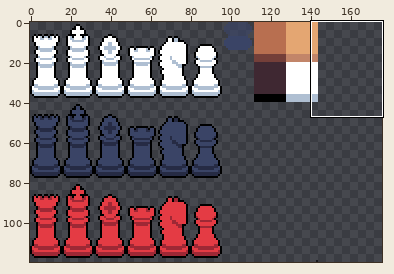
A sprite sheet gets an edit: images/sprites.png. The first picture is a wide view before the edit; the outline marks the close-up.
Close-up. First the earlier version:
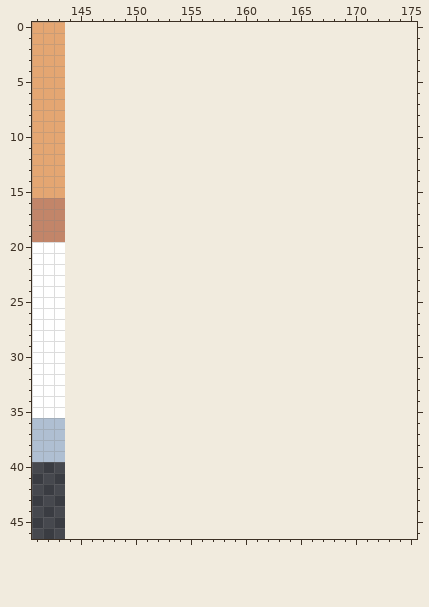
The file is 144x120 pixels. Shown: x 141..175, y 0..46. The old version is drawn lined up with the new one, on the new canvas.
New version:
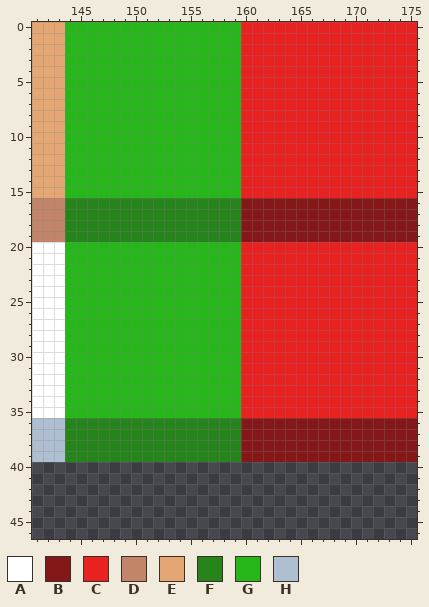
Palette (. is transparent): A #ffffff  B #841717  C #e82121  D #c28569  E #e4a672  F #27831b  G #27b71b  H #afbfd2
Changes in this commit:
canvas 144x120 -> 176x120
@@ x 141..175 @@
- 0 EEE................................
- 1 EEE................................
- 2 EEE................................
- 3 EEE................................
- 4 EEE................................
- 5 EEE................................
- 6 EEE................................
- 7 EEE................................
- 8 EEE................................
- 9 EEE................................
-10 EEE................................
-11 EEE................................
-12 EEE................................
-13 EEE................................
-14 EEE................................
-15 EEE................................
-16 DDD................................
-17 DDD................................
-18 DDD................................
-19 DDD................................
-20 AAA................................
-21 AAA................................
-22 AAA................................
-23 AAA................................
-24 AAA................................
-25 AAA................................
-26 AAA................................
-27 AAA................................
-28 AAA................................
-29 AAA................................
-30 AAA................................
-31 AAA................................
-32 AAA................................
-33 AAA................................
-34 AAA................................
-35 AAA................................
-36 HHH................................
-37 HHH................................
-38 HHH................................
-39 HHH................................
+ 0 EEEGGGGGGGGGGGGGGGGCCCCCCCCCCCCCCCC
+ 1 EEEGGGGGGGGGGGGGGGGCCCCCCCCCCCCCCCC
+ 2 EEEGGGGGGGGGGGGGGGGCCCCCCCCCCCCCCCC
+ 3 EEEGGGGGGGGGGGGGGGGCCCCCCCCCCCCCCCC
+ 4 EEEGGGGGGGGGGGGGGGGCCCCCCCCCCCCCCCC
+ 5 EEEGGGGGGGGGGGGGGGGCCCCCCCCCCCCCCCC
+ 6 EEEGGGGGGGGGGGGGGGGCCCCCCCCCCCCCCCC
+ 7 EEEGGGGGGGGGGGGGGGGCCCCCCCCCCCCCCCC
+ 8 EEEGGGGGGGGGGGGGGGGCCCCCCCCCCCCCCCC
+ 9 EEEGGGGGGGGGGGGGGGGCCCCCCCCCCCCCCCC
+10 EEEGGGGGGGGGGGGGGGGCCCCCCCCCCCCCCCC
+11 EEEGGGGGGGGGGGGGGGGCCCCCCCCCCCCCCCC
+12 EEEGGGGGGGGGGGGGGGGCCCCCCCCCCCCCCCC
+13 EEEGGGGGGGGGGGGGGGGCCCCCCCCCCCCCCCC
+14 EEEGGGGGGGGGGGGGGGGCCCCCCCCCCCCCCCC
+15 EEEGGGGGGGGGGGGGGGGCCCCCCCCCCCCCCCC
+16 DDDFFFFFFFFFFFFFFFFBBBBBBBBBBBBBBBB
+17 DDDFFFFFFFFFFFFFFFFBBBBBBBBBBBBBBBB
+18 DDDFFFFFFFFFFFFFFFFBBBBBBBBBBBBBBBB
+19 DDDFFFFFFFFFFFFFFFFBBBBBBBBBBBBBBBB
+20 AAAGGGGGGGGGGGGGGGGCCCCCCCCCCCCCCCC
+21 AAAGGGGGGGGGGGGGGGGCCCCCCCCCCCCCCCC
+22 AAAGGGGGGGGGGGGGGGGCCCCCCCCCCCCCCCC
+23 AAAGGGGGGGGGGGGGGGGCCCCCCCCCCCCCCCC
+24 AAAGGGGGGGGGGGGGGGGCCCCCCCCCCCCCCCC
+25 AAAGGGGGGGGGGGGGGGGCCCCCCCCCCCCCCCC
+26 AAAGGGGGGGGGGGGGGGGCCCCCCCCCCCCCCCC
+27 AAAGGGGGGGGGGGGGGGGCCCCCCCCCCCCCCCC
+28 AAAGGGGGGGGGGGGGGGGCCCCCCCCCCCCCCCC
+29 AAAGGGGGGGGGGGGGGGGCCCCCCCCCCCCCCCC
+30 AAAGGGGGGGGGGGGGGGGCCCCCCCCCCCCCCCC
+31 AAAGGGGGGGGGGGGGGGGCCCCCCCCCCCCCCCC
+32 AAAGGGGGGGGGGGGGGGGCCCCCCCCCCCCCCCC
+33 AAAGGGGGGGGGGGGGGGGCCCCCCCCCCCCCCCC
+34 AAAGGGGGGGGGGGGGGGGCCCCCCCCCCCCCCCC
+35 AAAGGGGGGGGGGGGGGGGCCCCCCCCCCCCCCCC
+36 HHHFFFFFFFFFFFFFFFFBBBBBBBBBBBBBBBB
+37 HHHFFFFFFFFFFFFFFFFBBBBBBBBBBBBBBBB
+38 HHHFFFFFFFFFFFFFFFFBBBBBBBBBBBBBBBB
+39 HHHFFFFFFFFFFFFFFFFBBBBBBBBBBBBBBBB
 40 ...................................
